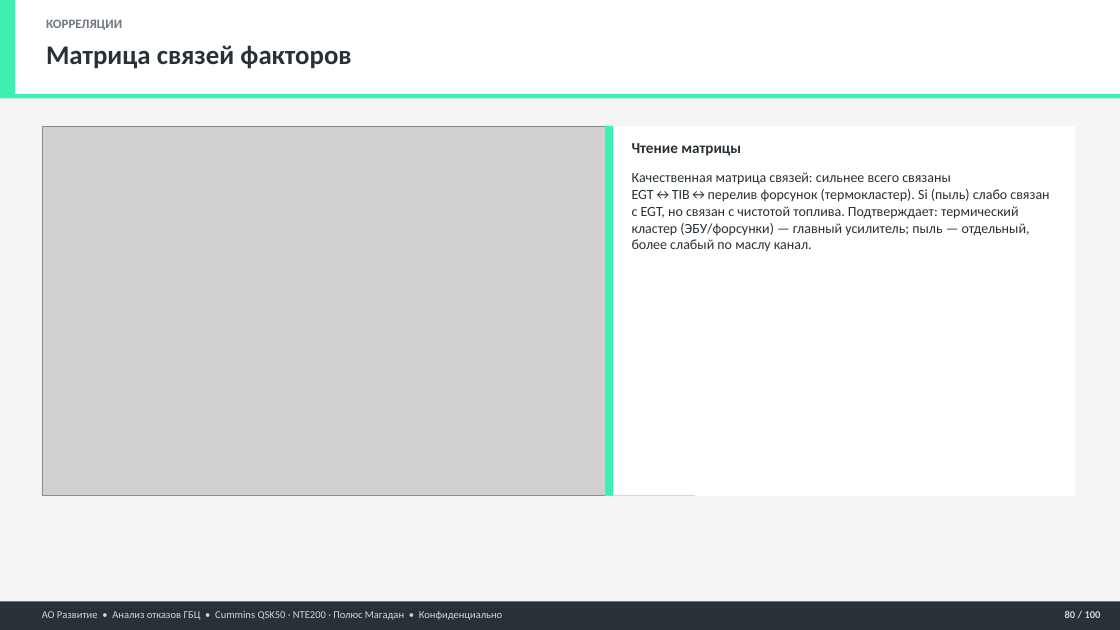
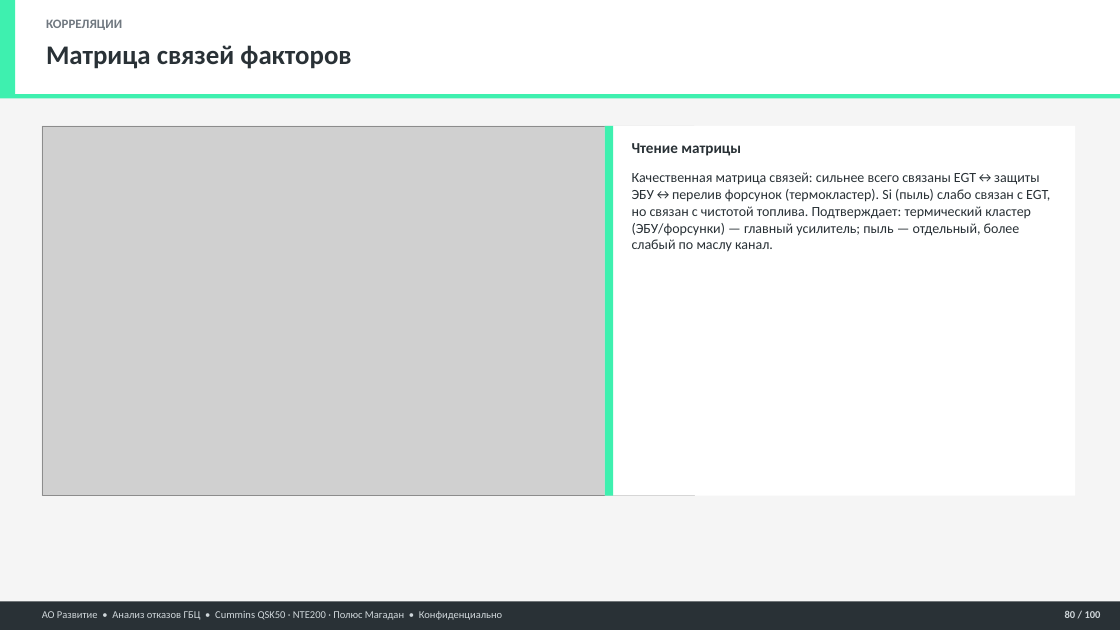
Before and after one commit to victorekuznetsov/NTE200, a slide deck: slide 80 of 05 Отчёты/Презентации/Анализ_ГБЦ_QSK50_NTE200_БОЛЬШОЙ.pptx. Drawn at 1120x630 pixels with LibreOffice and Linux fonts; fonts in the diff are those of the drawing; grey boxes stand for pictures. Boxes give left, top, right and bottom in pixels: in the first picture for what was removed or moved away, otherwise in the second. Text is boxed around its words. In the diff, an @@ line names an element or a change of style, - is before the commit and + after.

```diff
--- a/05 Отчёты/Презентации/Анализ_ГБЦ_QSK50_NTE200_БОЛЬШОЙ.pptx
+++ b/05 Отчёты/Презентации/Анализ_ГБЦ_QSK50_NTE200_БОЛЬШОЙ.pptx
@@ text at box(632, 172, 1050, 252): text changed @@
-Качественная матрица связей: сильнее всего связаны EGT↔TIB↔перелив форсунок (термокластер). Si (пыль) слабо связан с EGT, но связан с чистотой топлива. Подтверждает: термический кластер (ЭБУ/форсунки) — главный усилитель; пыль — отдельный, более слабый по маслу канал.
+Качественная матрица связей: сильнее всего связаны EGT↔защиты ЭБУ↔перелив форсунок (термокластер). Si (пыль) слабо связан с EGT, но связан с чистотой топлива. Подтверждает: термический кластер (ЭБУ/форсунки) — главный усилитель; пыль — отдельный, более слабый по маслу канал.
```
Also in this commit, not shown: 15 other slides changed, 12 other files.
